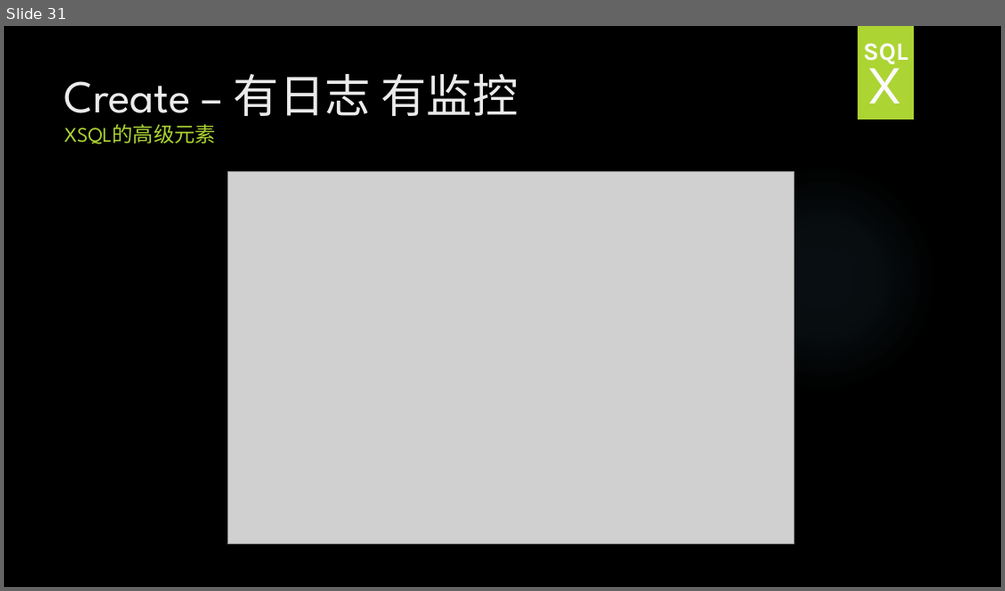
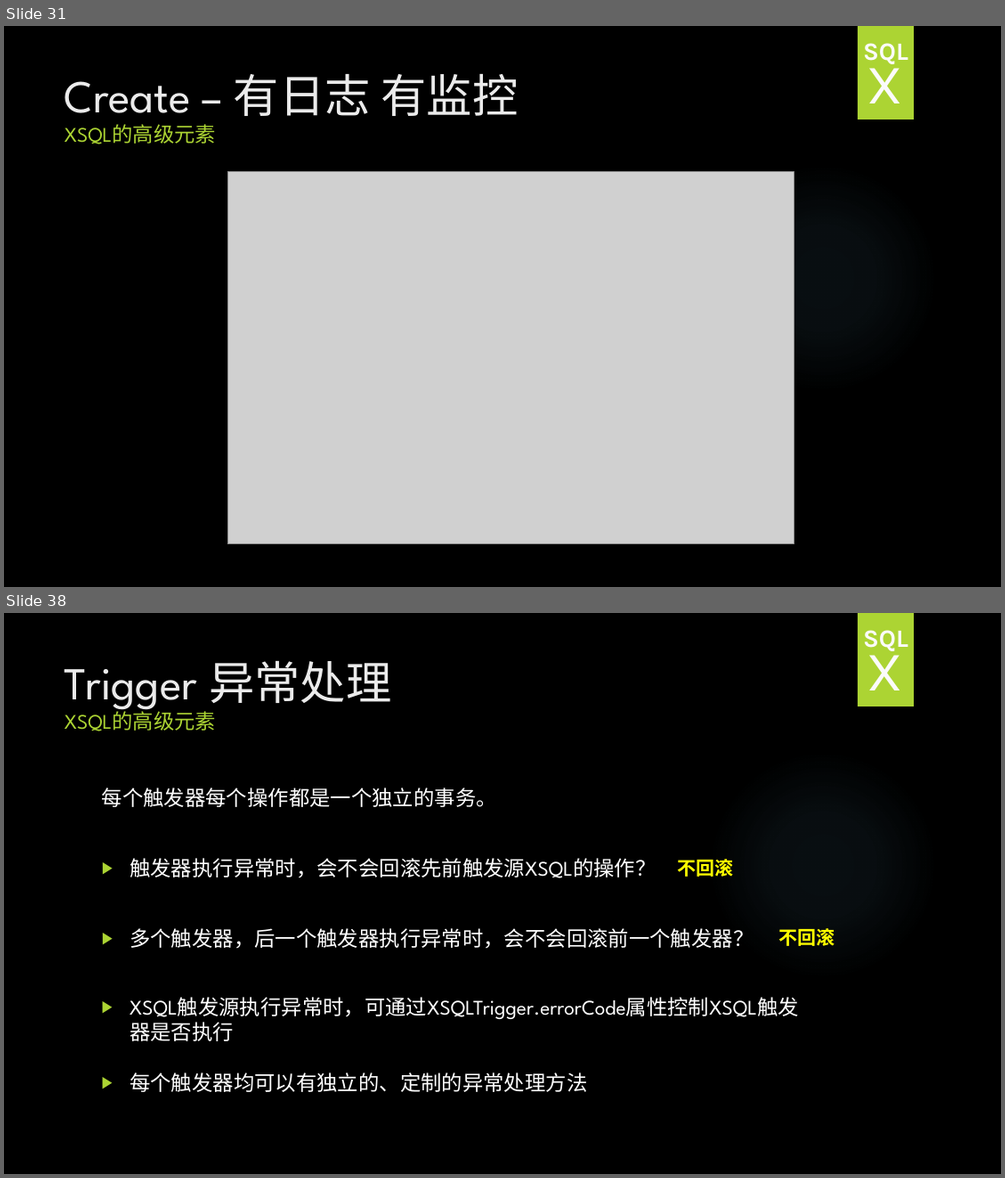
Before and after one commit to HY-ZhengWei/hy.common.XJava, a slide deck: doc/XSQL技术交流.pptx. Shown one above the other, each under a label of ours: slide 31 before the commit, slides 31 and 38 after it; the slides between them are not shown. The pictures are 1005x591 and 1005x1178 pixels, drawn with LibreOffice and Linux fonts; fonts in the diff are those of the drawing; grey boxes stand for pictures; background and template pictures are left out. Boxes give left, top, right and bottom in pixels: in the first picture for what was removed or moved away, otherwise in the second. Text is boxed around its words. In the diff, an @@ line names an element or a change of style, - is before the commit and + after.

```diff
--- a/doc/XSQL技术交流.pptx
+++ b/doc/XSQL技术交流.pptx
@@ slide 38 added at (x1=4, y1=613, x2=1001, y2=1174), background picture (left out); not listed: 2 template elements that a slide beside it also shows @@
@@ text added at (x1=863, y1=630, x2=908, y2=651), 24 pt, text pattern #EBEBEB on #FBFBFB, bold @@
+SQL
@@ title added at (x1=65, y1=661, x2=391, y2=731), 44 pt, text #EBEBEB @@
+Trigger 异常处理
+XSQL的高级元素
@@ text added at (x1=867, y1=640, x2=903, y2=690), 54 pt, text pattern #EBEBEB on #FBFBFB @@
+X
@@ text added at (x1=102, y1=787, x2=753, y2=949), 20 pt, text #FFFFFF @@
+每个触发器每个操作都是一个独立的事务。
+▶ 触发器执行异常时，会不会回滚先前触发源XSQL的操作？
+▶ 多个触发器，后一个触发器执行异常时，会不会回滚前一个触发器？
@@ text added at (x1=677, y1=859, x2=733, y2=876), 18 pt, text #FFFF00, bold @@
+不回滚
@@ text added at (x1=778, y1=928, x2=834, y2=946), 18 pt, text #FFFF00, bold @@
+不回滚
@@ text added at (x1=129, y1=997, x2=798, y2=1019), 20 pt, text #FFFFFF @@
+▶ XSQL触发源执行异常时，可通过XSQLTrigger.errorCode属性控制XSQL触发器是否执行
@@ text added at (x1=129, y1=1072, x2=587, y2=1092), 20 pt, text #FFFFFF @@
+▶ 每个触发器均可以有独立的、定制的异常处理方法
```
Also in this commit, not shown: 4 slides changed, 9 other slides added.
